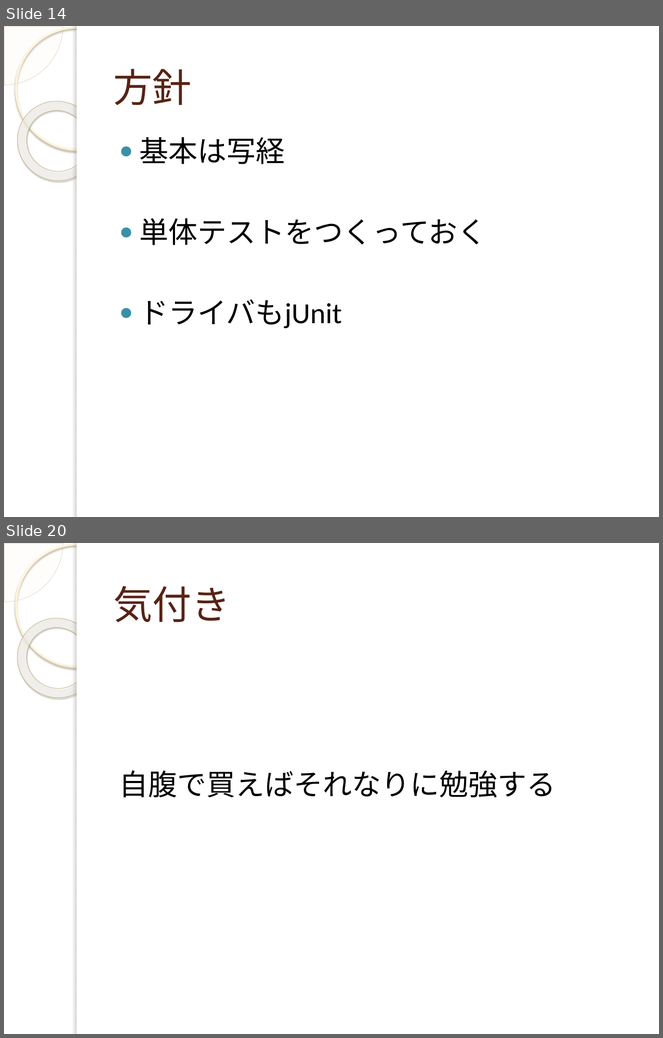
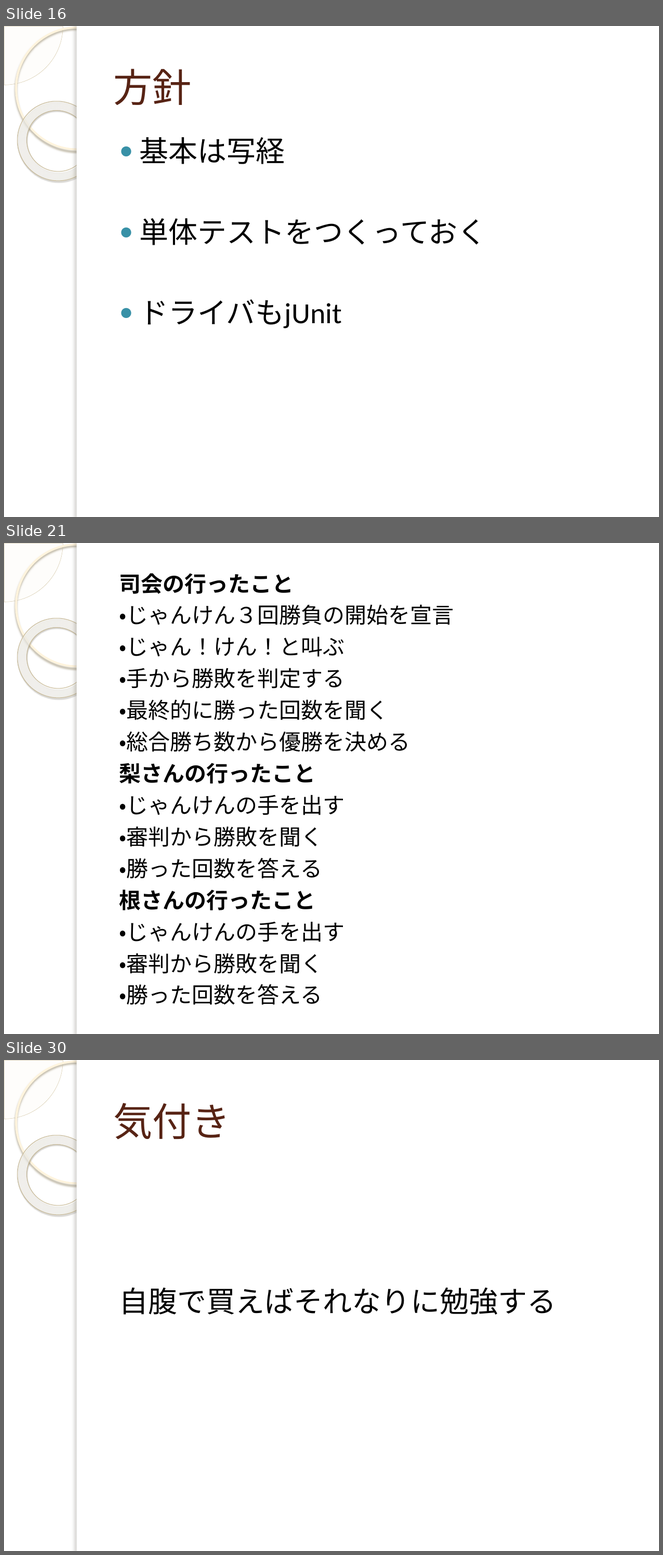
Before and after one commit to yuridonus/FEstudy, a slide deck: objectStudy.pptx. Shown one above the other, each under a label of ours: slides 14 and 20 before the commit, slides 16, 21 and 30 after it; the slides between them are not shown. The pictures are 663x1038 and 663x1555 pixels, drawn with LibreOffice and Linux fonts; fonts in the diff are those of the drawing; background and template pictures are left out. Boxes give left, top, right and bottom in pixels: in the first picture for what was removed or moved away, otherwise in the second. Text is boxed around its words. In the diff, an @@ line names an element or a change of style, - is before the commit and + after.

```diff
--- a/objectStudy.pptx
+++ b/objectStudy.pptx
@@ slide 21 added at (x1=4, y1=543, x2=659, y2=1034), background picture (left out); not listed: 5 template elements that a slide beside it also shows @@
@@ text added at (x1=119, y1=573, x2=454, y2=1005), 24 pt, text #000000 @@
+司会の行ったこと
+・じゃんけん３回勝負の開始を宣言
+・じゃん！けん！と叫ぶ
+・手から勝敗を判定する
+・最終的に勝った回数を聞く
+・総合勝ち数から優勝を決める
+梨さんの行ったこと
+・じゃんけんの手を出す
+・審判から勝敗を聞く
+・勝った回数を答える
+根さんの行ったこと
+・じゃんけんの手を出す
+・審判から勝敗を聞く
+・勝った回数を答える
@@ what was slide 14 is now slide 16 @@
@@ what was slide 20 is now slide 30 @@
```
Also in this commit, not shown: 13 slides changed, 14 other slides added, 5 slides removed.
